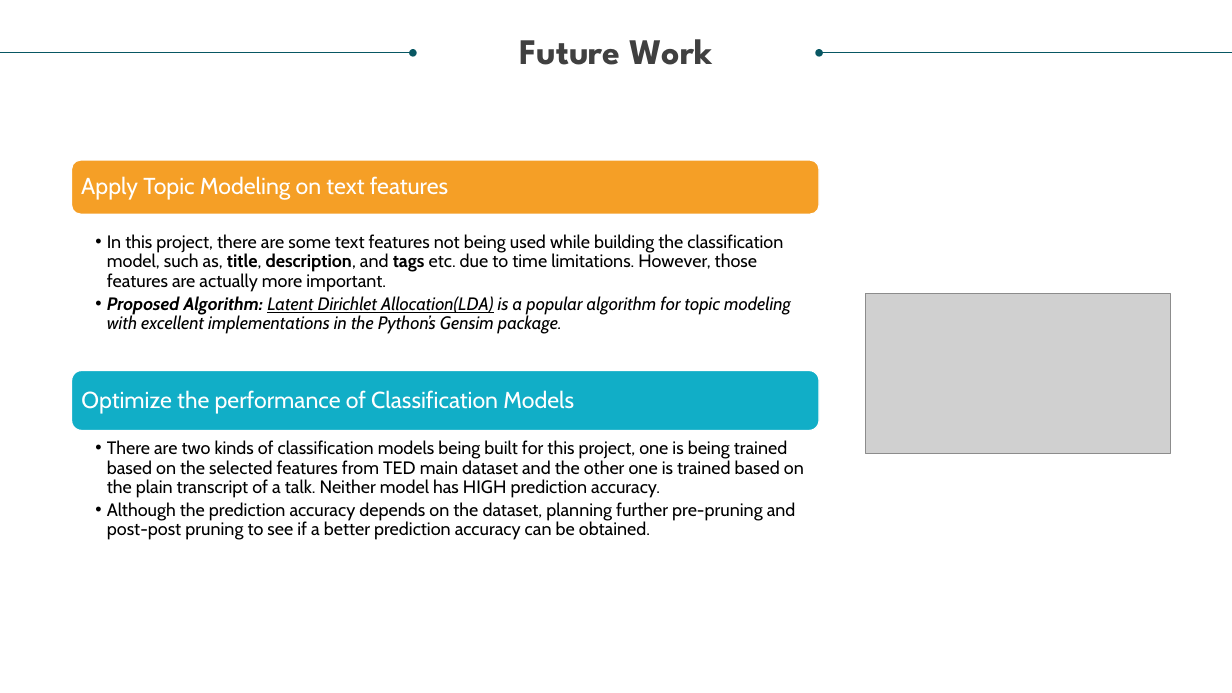
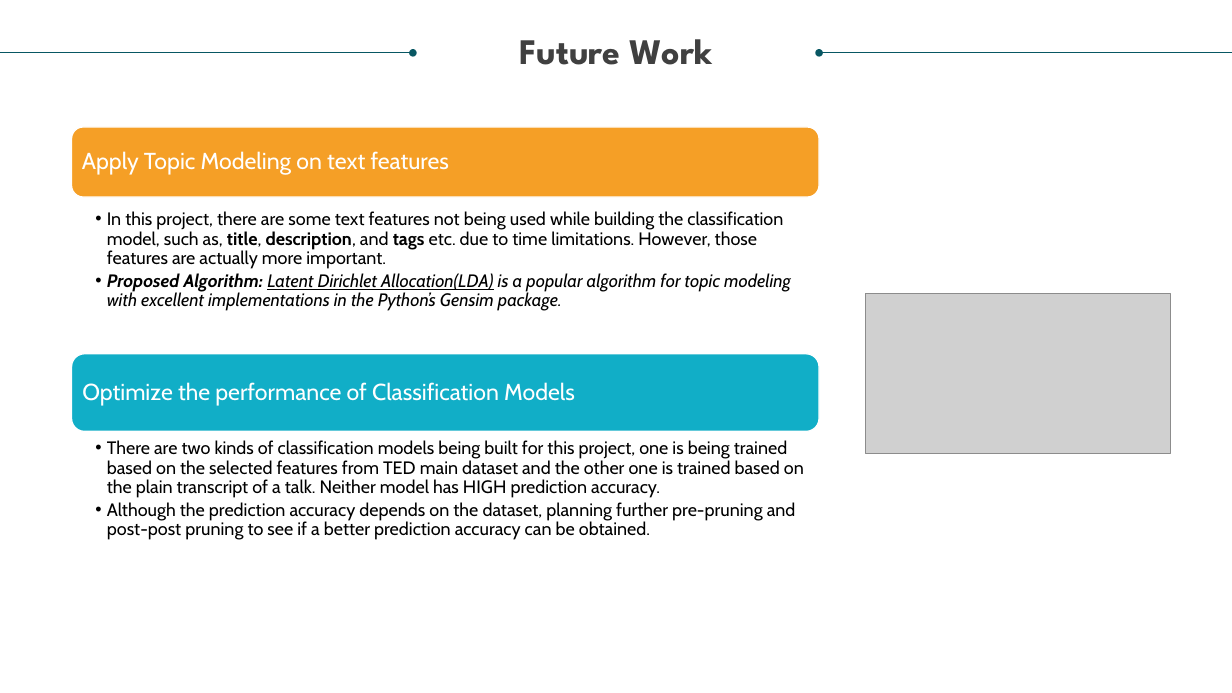
Before and after one commit to Jacob13209/CS522_Predict_TED_Talk_Popularity, a slide deck: slide 16 of Documents/TED_Talk_Prediction_ShijieLiu.pptx. Drawn at 1232x693 pixels with LibreOffice and Linux fonts; fonts in the diff are those of the drawing; grey boxes stand for pictures. Boxes give left, top, right and bottom in pixels: in the first picture for what was removed or moved away, otherwise in the second. Text is boxed around its words. In the diff, an @@ line names an element or a change of style, - is before the commit and + after.

Commit message:
Updated Presentation

```diff
--- a/Documents/TED_Talk_Prediction_ShijieLiu.pptx
+++ b/Documents/TED_Talk_Prediction_ShijieLiu.pptx
@@ rounded rectangle: place and size @@
-rounded rectangle at [71,160,819,214]
+rounded rectangle at [71,127,819,197]
@@ text "Apply Topic Modeling on text ...": place and size @@
-text "Apply Topic Modeling on text ..." at [81,176,448,200]
+text "Apply Topic Modeling on text ..." at [82,151,449,175]
@@ text "In this project, there are ...": place and size @@
-text "In this project, there are ..." at [107,234,791,334]
+text "In this project, there are ..." at [107,211,791,311]
@@ rounded rectangle: place and size @@
-rounded rectangle at [71,371,819,431]
+rounded rectangle at [71,354,819,432]
@@ text "Optimize the performance of Classification ...": place and size @@
-text "Optimize the performance of Classification ..." at [81,390,574,414]
+text "Optimize the performance of Classification ..." at [82,382,575,406]
```
Also in this commit, not shown: 1 other file.
